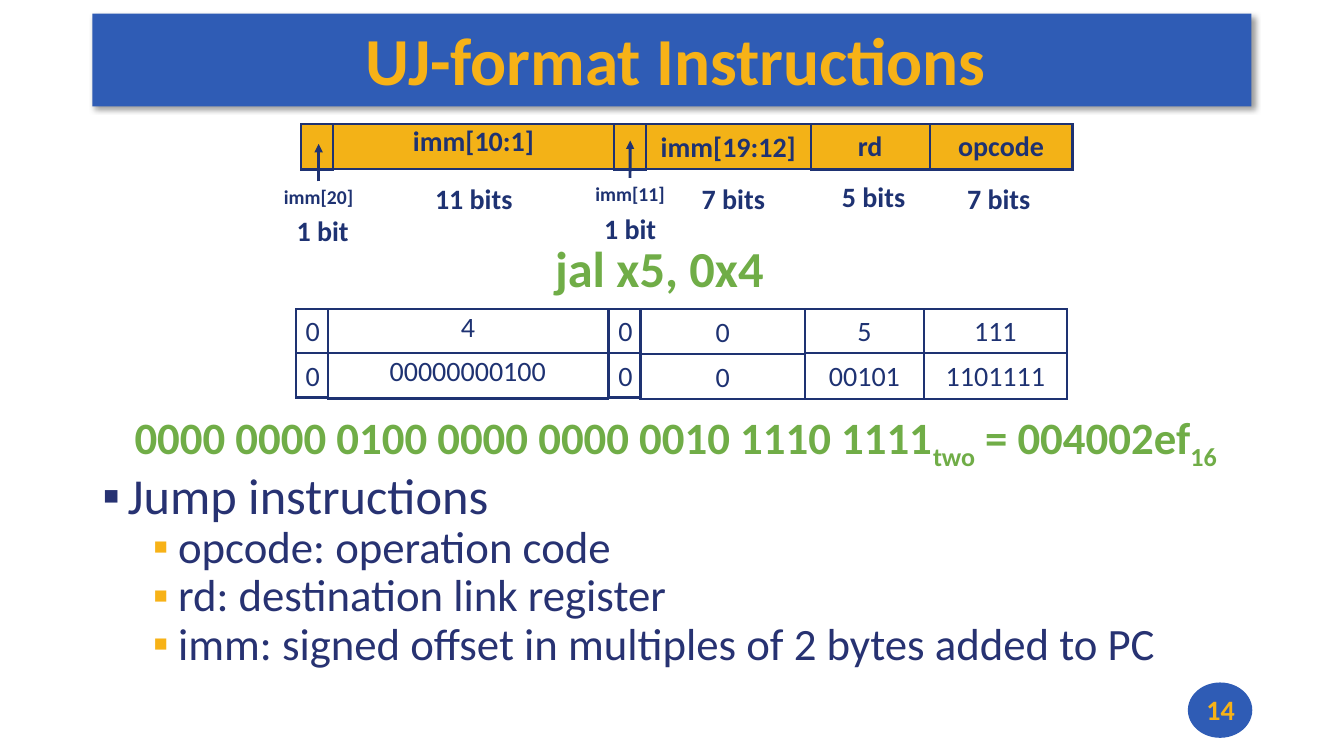
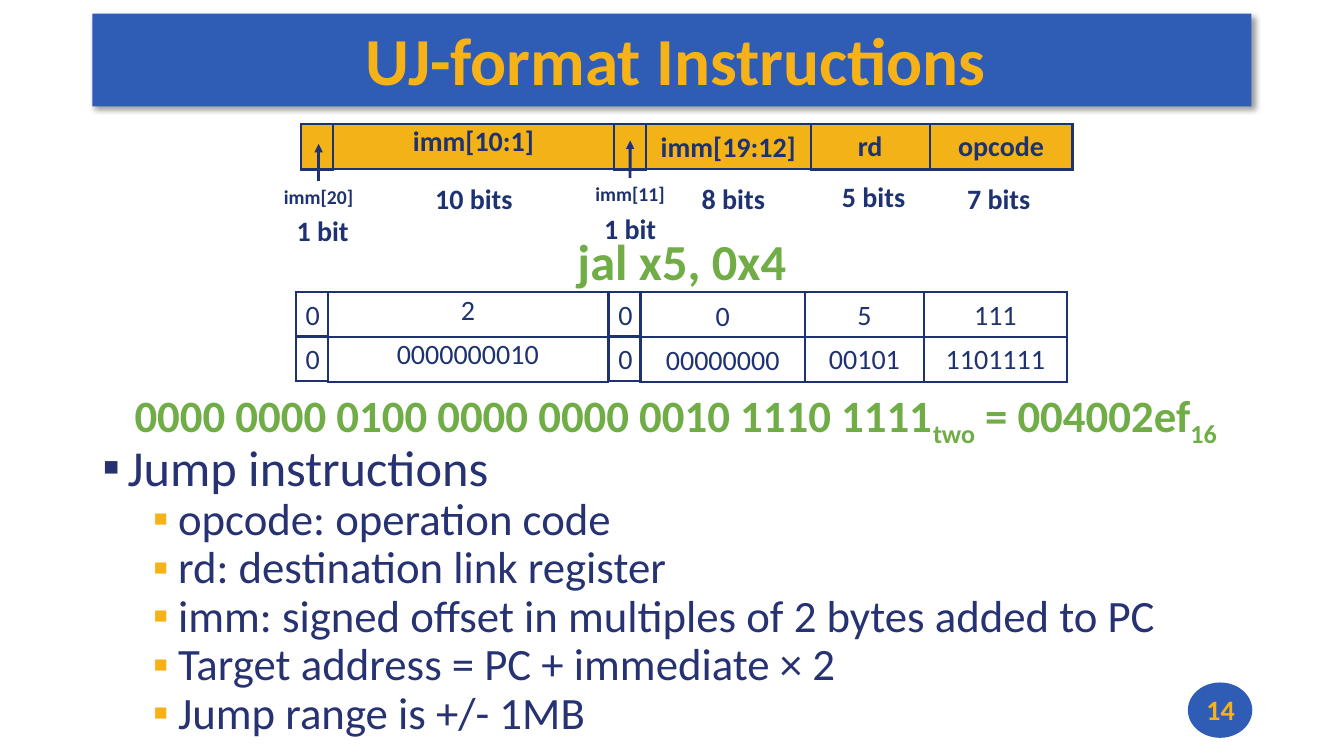
Before and after one commit to andrewt0301/hse-acos-course, a slide deck: slide 14 of docs/part1ca/04_Instructions/CA_Lecture_04.pptx. Drawn at 1344x756 pixels with LibreOffice and Linux fonts; fonts in the diff are those of the drawing. Boxes give left, top, right and bottom in pixels: in the first picture for what was removed or moved away, otherwise in the second. Text is boxed around its words. In the diff, an @@ line names an element or a change of style, - is before the commit and + after.

```diff
--- a/docs/part1ca/04_Instructions/CA_Lecture_04.pptx
+++ b/docs/part1ca/04_Instructions/CA_Lecture_04.pptx
@@ text at <box>435,189,513,210</box>: text changed @@
-11 bits
+10 bits
@@ text at <box>702,189,765,210</box>: text changed @@
-7 bits
+8 bits
@@ text "jal x5, 0x4" rewrapped from <box>555,251,763,296</box> to <box>577,238,786,289</box> @@
@@ rectangle "0": place and size @@
-rectangle "0" at <box>640,310,805,355</box>
+rectangle "0" at <box>640,292,805,338</box>
@@ text in rectangle at <box>461,302,475,320</box>: text changed @@
-4
+2
@@ 11 rectangles: place and size @@
-11 rectangles at <box>295,309,1068,399</box>
+11 rectangles at <box>295,292,1068,382</box>
@@ text in rectangle at <box>397,346,539,364</box>: text changed @@
-00000000100
+0000000010
@@ text in rectangle at <box>666,352,780,370</box>: text changed @@
-0
+00000000
@@ text "0000 0000 0100 0000 0000 ...": place and size @@
-text "0000 0000 0100 0000 0000 ..." at <box>135,424,831,455</box>
+text "0000 0000 0100 0000 0000 ..." at <box>135,402,831,433</box>
@@ text "Jump instructions": place and size @@
-text "Jump instructions" at <box>128,479,1155,668</box>
+text "Jump instructions" at <box>128,451,1155,737</box>
@@ text at <box>178,649,835,737</box>: paragraphs added @@
+  ▪ Target address = PC + immediate × 2
+  ▪ Jump range is +/- 1MB
```
Also in this commit, not shown: 1 other slide changed, 1 other file.
